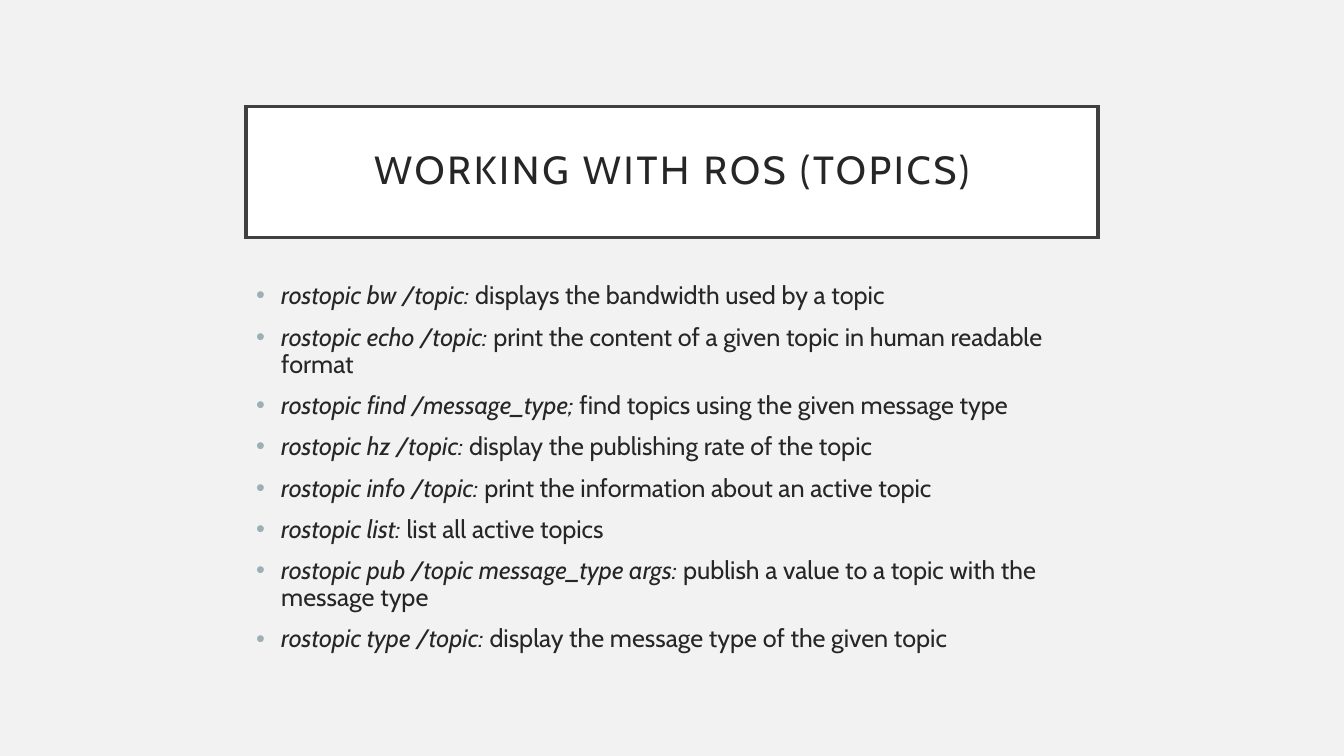
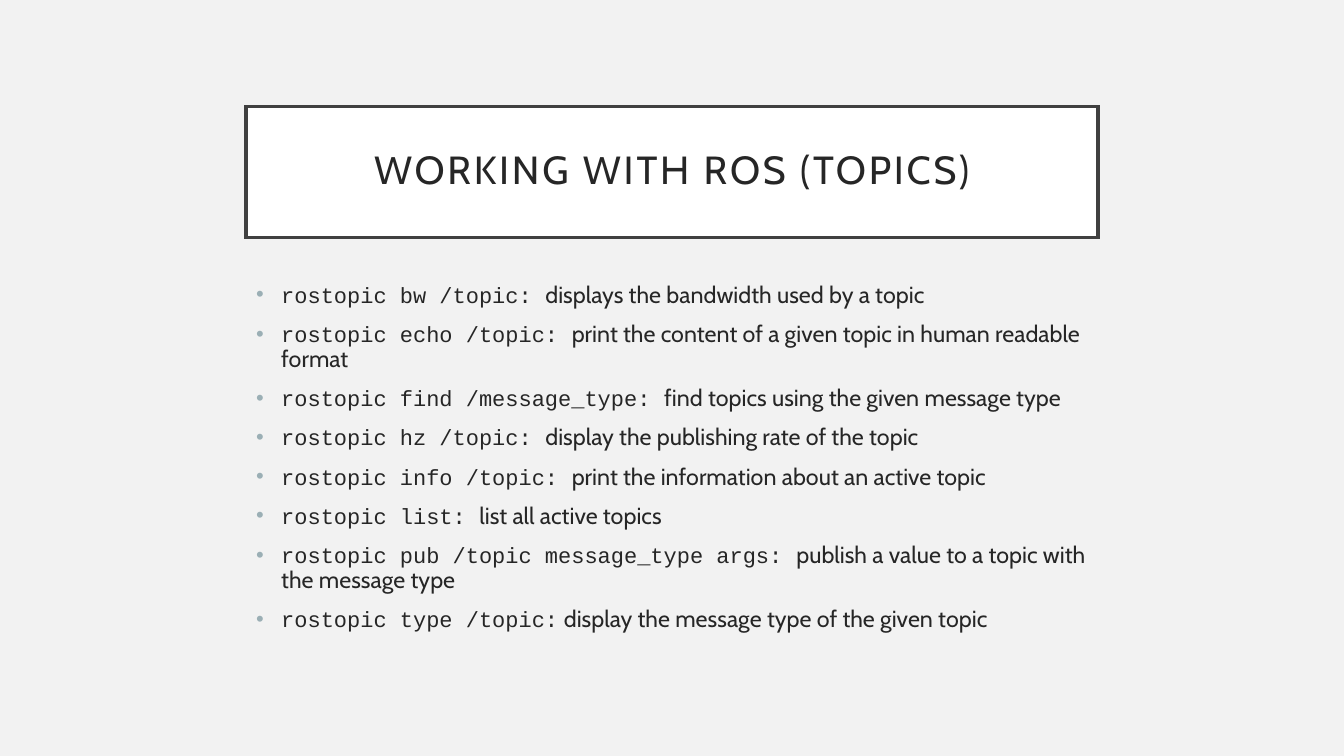
Before and after one commit to fpt-corp/DiRa, a slide deck: slide 23 of DiRa_Digital_Race_Software/Reference/ROS/Introduction to ROS.pptx. Drawn at 1344x756 pixels with LibreOffice and Linux fonts; fonts in the diff are those of the drawing. Boxes give left, top, right and bottom in pixels: in the first picture for what was removed or moved away, otherwise in the second. Text is boxed around its words. In the diff, an @@ line names an element or a change of style, - is before the commit and + after.

Commit message:
Add ROS topic communication slide, update the formatting of the Introduction slide

```diff
--- a/DiRa_Digital_Race_Software/Reference/ROS/Introduction to ROS.pptx
+++ b/DiRa_Digital_Race_Software/Reference/ROS/Introduction to ROS.pptx
@@ text at (281,285,1085,633): size 18 to 15.7 pt, font Cabin to Courier New, italic off in "rostopic bw /topic:", "rostopic echo /topic:", "rostopic hz /topic:", "rostopic info /topic:" and 3 more places; size 18 to 16.6 pt in "displays the bandwidth used by a topic", "print the content of a given topic ...", "display the publishing rate of the topic", "print the information about an active topic" and 3 more places @@
@@ text at (281,388,1061,412): text changed; size 18 to 16.6 pt @@
-• rostopic find /message_type; find topics using the given message type
+• rostopic find /message_type: find topics using the given message type
```
Also in this commit, not shown: 7 other slides changed, 1 other file.
